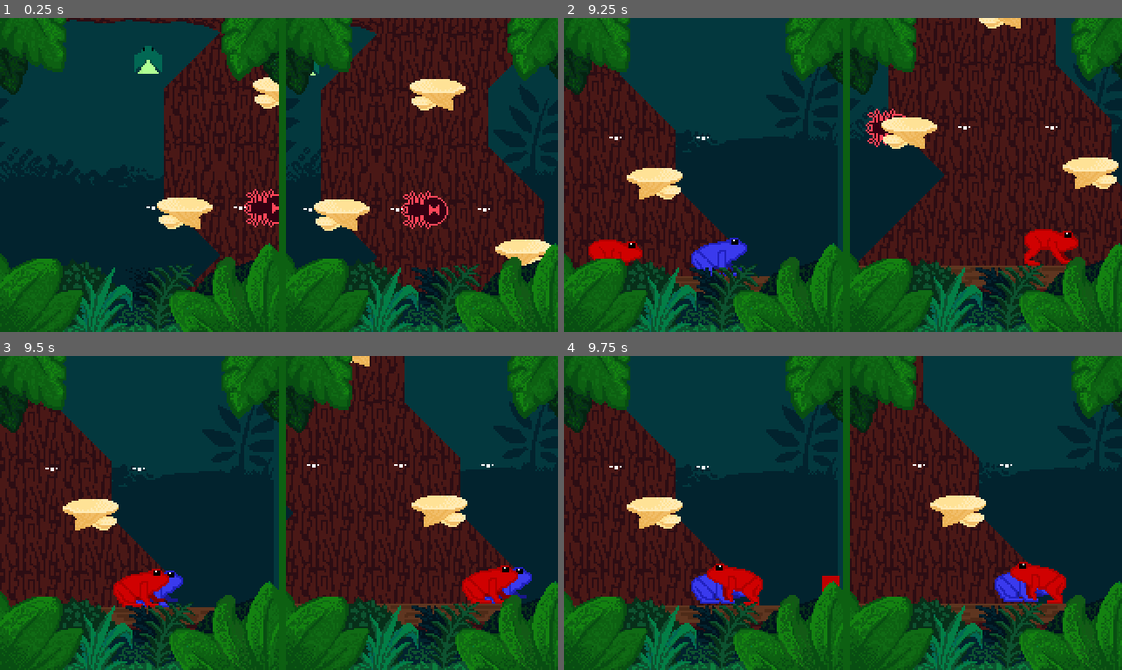
Above: before the commit, frames 1-4 (two rows, left to right).
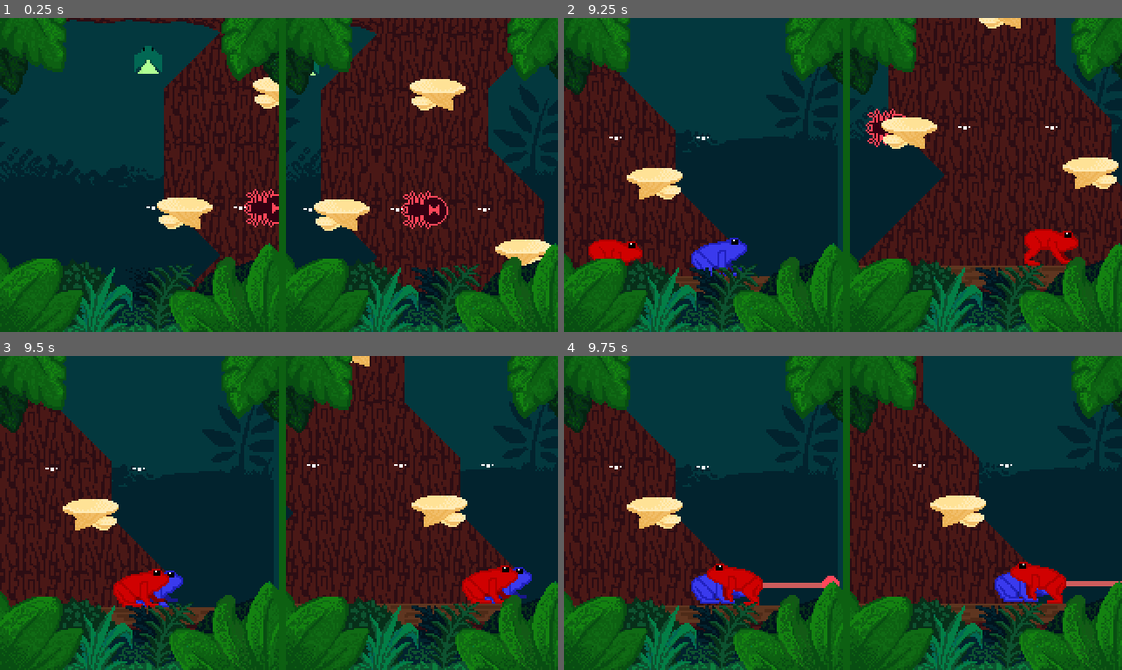
Above: after the commit, the same moments.

Repository: shrubino/CSP_LocalMult
Game: Godot game, scene res://Scenes/main.tscn
Same seed, same stepped clock (60 frames per second), same inputs: the game is played once before the commit and once after it.
Inputs:
- Up to frame 1 (0.25 s): no input
- Up to frame 2 (9.25 s): hold A (A) 0.53-1.28 s; hold Right (Right) 0.53-2.03 s; tap Up (Up) at 0.77, 1.52, 3.02, 3.77, 4.52, 6.02, 6.77, 7.52, 9.02 s; tap C (C) at 0.8, 1.35, 4.55, 5.1, 8.3 s; tap D (D) at 1.55, 5.85, 9.05 s; hold Left (Left) 2.03-2.78 s; hold D (D) 2.03-2.78 s; tap N (N) at 2.3, 2.85, 6.05, 7.35 s; hold Right (Right) 2.78-4.28 s; tap S (S) at 3.05, 6.8 s; hold S (S) 3.53-4.28 s; tap A (A) at 3.8, 4.35, 7.55 s; hold Left (Left) 4.28-5.03 s; hold Right (Right) 5.03-5.78 s; hold D (D) 5.03-5.78 s; hold Left (Left) 5.78-7.28 s; hold M (M) 6.53-7.28 s; hold Right (Right) from 7.28 s (still down); hold S (S) 8.03-8.78 s; tap Space (Space) at 8.85 s
- Up to frame 3 (9.5 s): keep holding Right (Right)
- Up to frame 4 (9.75 s): release Right (Right) at 9.53 s; hold Left (Left) from 9.53 s (still down); hold V (V) from 9.53 s (still down)

Frames 1-3 are identical in both runs. In frame 4, 0.4% of the frame differs, in the area x 35-100%, y 70-75%.

Commit message:
Tongue draw

Diff:
--- a/local-multiplayer-game/Scenes/Player1.tscn
+++ b/local-multiplayer-game/Scenes/Player1.tscn
@@ -1,6 +1,7 @@
-[gd_scene load_steps=81 format=3 uid="uid://bro3dprem6cm0"]
+[gd_scene load_steps=82 format=3 uid="uid://bro3dprem6cm0"]
 
 [ext_resource type="Script" uid="uid://cioybd2nxo0sh" path="res://Scripts/player_1.gd" id="1_n5fpy"]
+[ext_resource type="Texture2D" uid="uid://lpx3oet7el3e" path="res://Resources/tonguesprite.png" id="2_3qf5g"]
 [ext_resource type="Texture2D" uid="uid://barebckqkdehf" path="res://Resources/Frog/Blue/BLUESTUN-SheetNEWANDCENTERED.png" id="2_hjvw7"]
 [ext_resource type="Texture2D" uid="uid://bmwbp3topkeut" path="res://Resources/Frog/Blue/IdleBlueSheet.png" id="2_n5fpy"]
 [ext_resource type="Texture2D" uid="uid://wmgsef8oktq1" path="res://Resources/Frog/Jumps/BlueJump_New.png" id="3_1yta1"]
@@ -627,13 +628,8 @@
 [node name="CollisionShape2D" type="CollisionShape2D" parent="Tongue"]
 shape = SubResource("CircleShape2D_n5fpy")
 
-[node name="ColorRect" type="ColorRect" parent="Tongue"]
-offset_left = -5.0
-offset_top = -5.0
-offset_right = 5.0
-offset_bottom = 5.0
-color = Color(0.7490196, 0, 0, 1)
-metadata/_edit_use_anchors_ = true
+[node name="Sprite2D" type="Sprite2D" parent="Tongue"]
+texture = ExtResource("2_3qf5g")
 
 [node name="Sprite2D" type="AnimatedSprite2D" parent="." groups=["Player"]]
 sprite_frames = SubResource("SpriteFrames_2ale3")
--- a/local-multiplayer-game/Scenes/Player2.tscn
+++ b/local-multiplayer-game/Scenes/Player2.tscn
@@ -1,8 +1,9 @@
-[gd_scene load_steps=87 format=3 uid="uid://bksy45hcbqs35"]
+[gd_scene load_steps=88 format=3 uid="uid://bksy45hcbqs35"]
 
 [ext_resource type="Script" uid="uid://cruxxjq43a8h4" path="res://Scripts/player_2.gd" id="1_cgts5"]
 [ext_resource type="Texture2D" uid="uid://demi1yg28561" path="res://Resources/Frog/Red/REDSTUN-SheetNEWANDCENTERED.png" id="2_7m8ro"]
 [ext_resource type="Texture2D" uid="uid://p8xntddf2eoh" path="res://Resources/Frog/Red/IdleRedSheet.png" id="2_kfthp"]
+[ext_resource type="Texture2D" uid="uid://lpx3oet7el3e" path="res://Resources/tonguesprite.png" id="2_oixfn"]
 [ext_resource type="Texture2D" uid="uid://cc7ial427e4d7" path="res://Resources/Frog/Jumps/RedJump_New.png" id="3_3tsci"]
 [ext_resource type="Texture2D" uid="uid://bofjs07ho6eph" path="res://Resources/Frog/Red/RedRunSpriteSheet.png" id="3_encxe"]
 [ext_resource type="Texture2D" uid="uid://c666kt0fta5ra" path="res://Resources/Frog/Red/REDAIRTONGUE-Sheet.png" id="3_nfgwa"]
@@ -666,13 +667,8 @@
 [node name="CollisionShape2D" type="CollisionShape2D" parent="Tongue"]
 shape = SubResource("CircleShape2D_cgts5")
 
-[node name="ColorRect" type="ColorRect" parent="Tongue"]
-offset_left = -5.0
-offset_top = -5.0
-offset_right = 5.0
-offset_bottom = 5.0
-color = Color(0.7490196, 0, 0, 1)
-metadata/_edit_use_anchors_ = true
+[node name="Sprite2D" type="Sprite2D" parent="Tongue"]
+texture = ExtResource("2_oixfn")
 
 [node name="Sprite2D" type="AnimatedSprite2D" parent="." groups=["Player"]]
 sprite_frames = SubResource("SpriteFrames_eus2p")
--- a/local-multiplayer-game/Scripts/player_1.gd
+++ b/local-multiplayer-game/Scripts/player_1.gd
@@ -248,6 +248,10 @@
 		anim.play("groundtongue")
 	elif tongueFiring and !is_on_floor():
 		anim.play("airtongue")
+
+	queue_redraw()
+func _draw():
+	draw_line(PlayerSprite.position, tongue.position, Color.INDIAN_RED, 3)
 
 func _physics_process(delta):
 	if !dset:
--- a/local-multiplayer-game/Scripts/player_2.gd
+++ b/local-multiplayer-game/Scripts/player_2.gd
@@ -249,7 +249,10 @@
 		anim.play("groundtongue")
 	elif tongueFiring and !is_on_floor():
 		anim.play("airtongue")
-
+	queue_redraw()
+
+func _draw():
+	draw_line(PlayerSprite.position, tongue.position, Color.INDIAN_RED, 3)
 
 func _physics_process(delta):
 	if !dset:
Binary file added: local-multiplayer-game/Resources/tonguesprite.png
Not shown, added: local-multiplayer-game/Resources/tonguesprite.png.import
